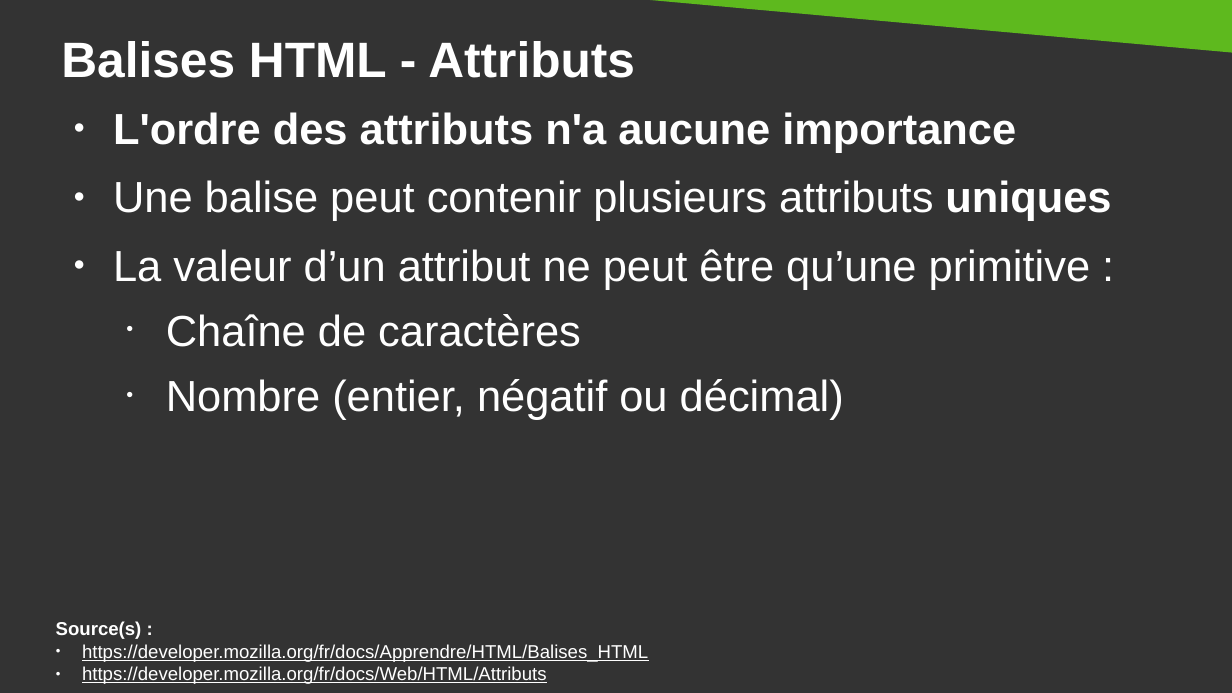
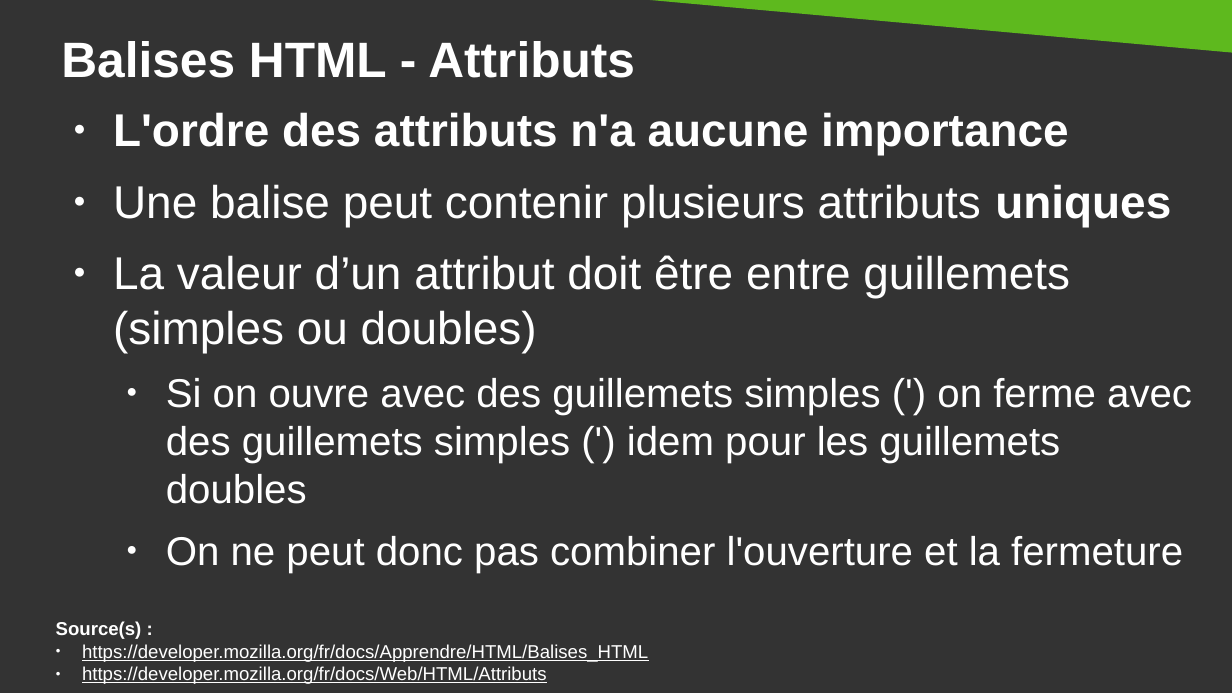
Before and after one commit to DanYellow/cours, a slide deck: slide 28 of integration-web-s1/travaux-pratiques/numero-1/presentation.odp. Drawn at 1232x693 pixels with LibreOffice and Linux fonts; fonts in the diff are those of the drawing. Boxes give left, top, right and bottom in pixels: in the first picture for what was removed or moved away, otherwise in the second. Text is boxed around its words. In the diff, an @@ line names an element or a change of style, - is before the commit and + after.

```diff
--- a/integration-web-s1/travaux-pratiques/numero-1/presentation.odp
+++ b/integration-web-s1/travaux-pratiques/numero-1/presentation.odp
@@ text at <box>113,112,1171,227</box>: size 28 to 29.6 pt in "L'ordre des attributs n'a aucune importance", "Une balise peut contenir plusieurs attributs uniques" @@
@@ text at <box>113,255,1192,573</box>: text changed; size 28 to 25.9 pt @@
-● La valeur d’un attribut ne peut être qu’une primitive :
-  • Chaîne de caractères
-  • Nombre (entier, négatif ou décimal)
+● La valeur d’un attribut doit être entre guillemets (simples ou doubles)
+  ● Si on ouvre avec des guillemets simples (') on ferme avec des guillemets simples (') idem pour les guillemets doubles
+  ● On ne peut donc pas combiner l'ouverture et la fermeture
```
Also in this commit, not shown: 19 other slides changed, 1 slide added, 6 other files.
